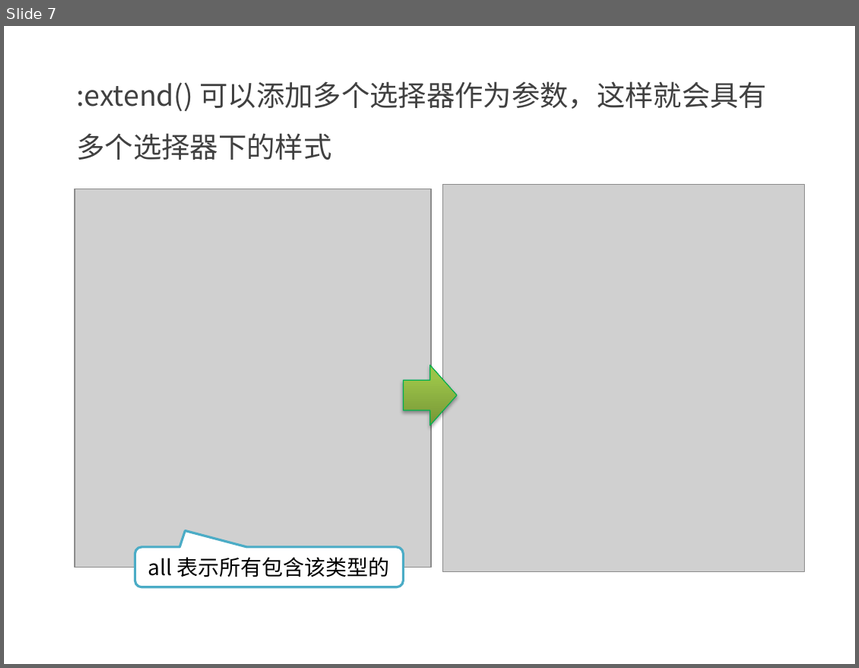
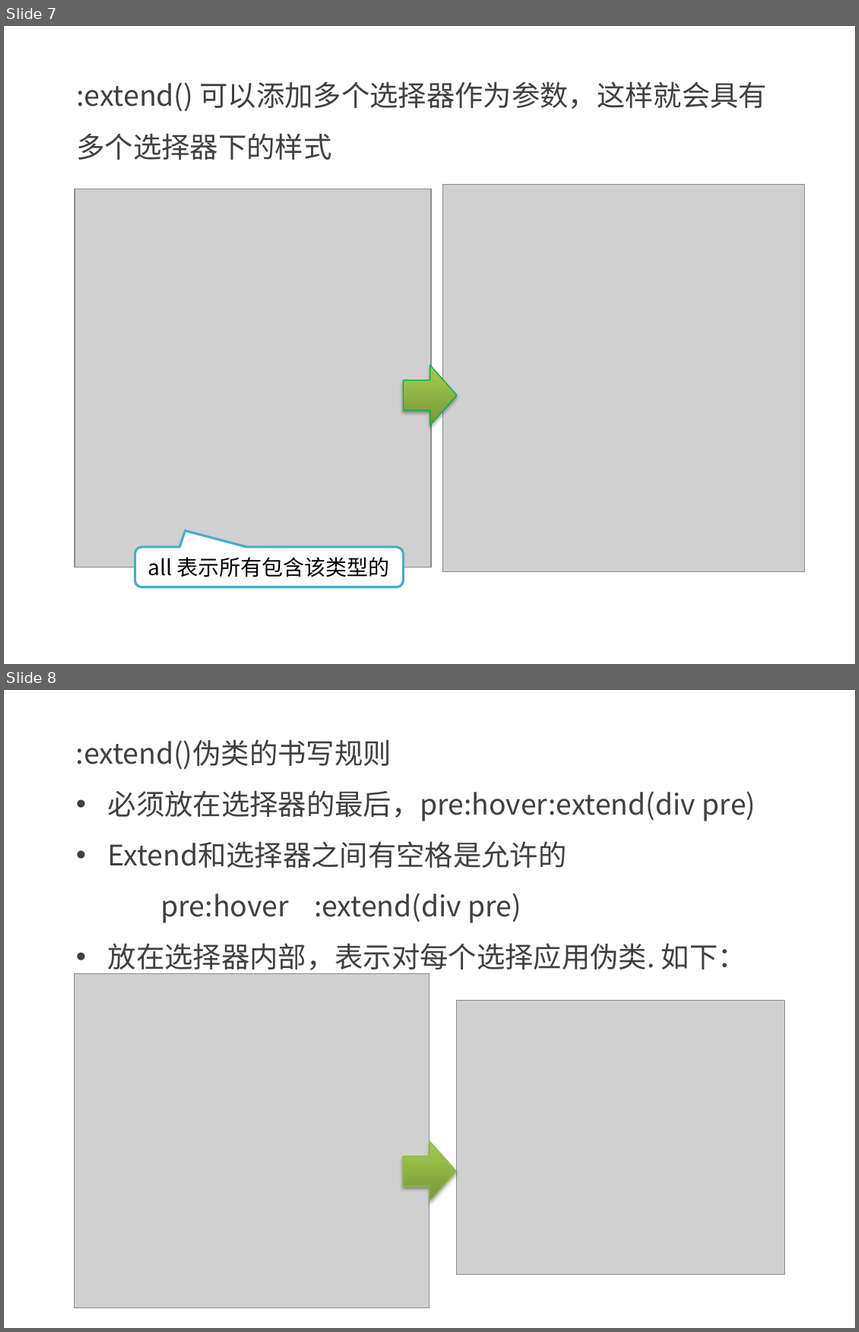
Before and after one commit to kong66/less-class, a slide deck: less-6-合并.pptx. Shown one above the other, each under a label of ours: slide 7 before the commit, slides 7 and 8 after it. The pictures are 859x668 and 859x1332 pixels, drawn with LibreOffice and Linux fonts; fonts in the diff are those of the drawing; grey boxes stand for pictures. Boxes give left, top, right and bottom in pixels: in the first picture for what was removed or moved away, otherwise in the second. Text is boxed around its words. In the diff, an @@ line names an element or a change of style, - is before the commit and + after.

```diff
--- a/less-6-合并.pptx
+++ b/less-6-合并.pptx
@@ slide 8 added at (4,690,855,1328), background #FFFFFF @@
@@ text added at (76,739,756,976), 24 pt, text #404040 @@
+:extend()伪类的书写规则
+• 必须放在选择器的最后，pre:hover:extend(div pre)
+• Extend和选择器之间有空格是允许的
+pre:hover :extend(div pre)
+• 放在选择器内部，表示对每个选择应用伪类. 如下：
@@ picture added at (75,974,430,1309) @@
@@ picture added at (457,1001,785,1274) @@
@@ right arrow added at (403,1141,457,1201), fill gradient #779737 to #9BC348 to #9DC746, outline #98B955 0.75 pt @@
```
Also in this commit, not shown: 5 other slides added, 3 other files.
